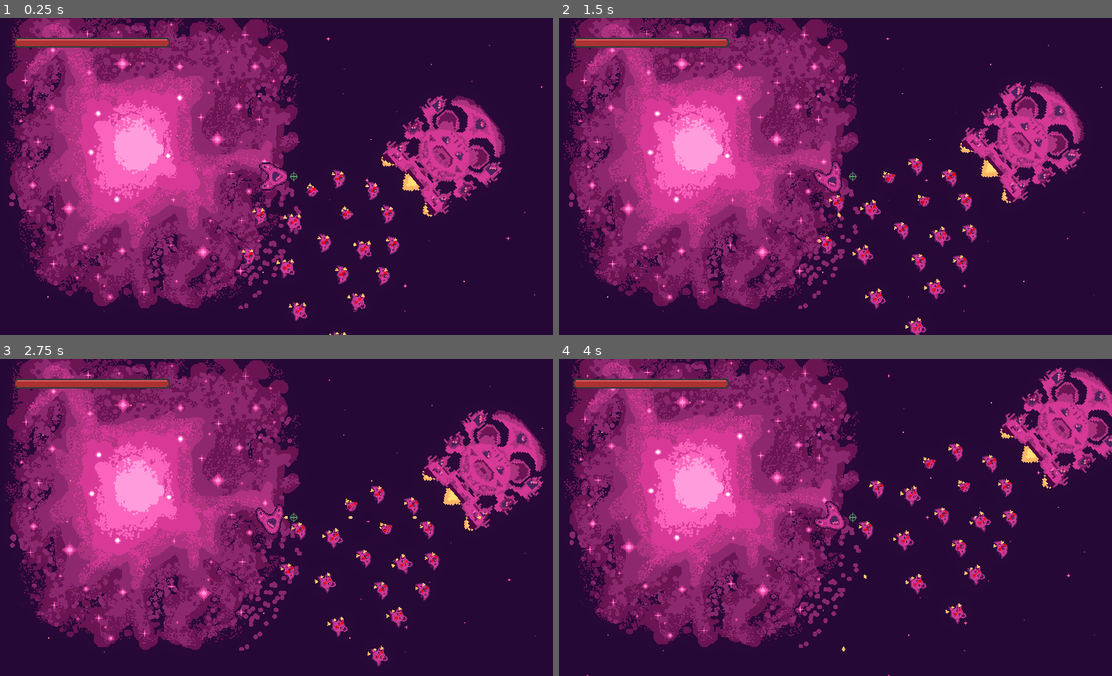
Above: before the commit, frames 1-4 (two rows, left to right).
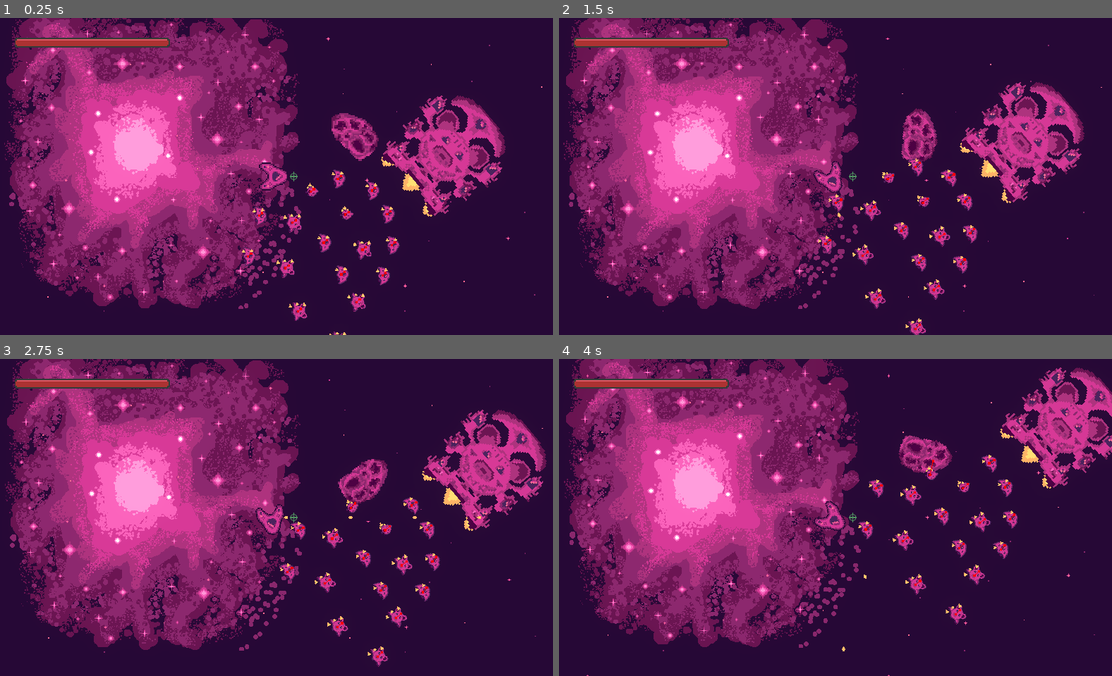
Above: after the commit, the same moments.

Repository: bear-minimum-studio/space-bear
Game: Godot game, scene res://Game.tscn
Two runs of this game, one before a commit and one after it. Both use one fixed random seed, a clock stepped at 60 frames per second and the inputs below.
Inputs:
- Up to frame 1 (0.25 s): no input
- Up to frame 2 (1.5 s): hold Right (turn_right) 0.53-1.28 s; tap Down (decelerate) at 0.6 s; hold Left (turn_left) from 1.28 s (still down); tap Space (fire) at 1.35 s
- Up to frame 3 (2.75 s): release Left (turn_left) at 2.03 s; hold Right (turn_right) from 2.03 s (still down); hold F (turret_fire) from 2.03 s (still down)
- Up to frame 4 (4 s): release Right (turn_right) at 2.78 s; release F (turret_fire) at 2.78 s; hold Up (accelerate) 2.78-3.53 s; tap Down (decelerate) at 2.85 s; hold Left (turn_left) from 3.53 s (still down); hold Space (fire) from 3.53 s (still down)

The runs differ from the first frame. In frame 1, 0.8% of the frame differs, in the area x 59-69%, y 30-46%; in frame 2, 1.6%; in frame 3, 1.7%; in frame 4, 1.7%, in the area x 54-84%, y 24-84%.

Commit message:
feat: civilian ships try to avoid asteroids

Diff:
--- a/World.tscn
+++ b/World.tscn
@@ -33,6 +33,9 @@
 [node name="Asteroid" parent="Asteroids" instance=ExtResource("3_dv0ok")]
 position = Vector2(612, -256)
 
+[node name="Asteroid186" parent="Asteroids" instance=ExtResource("3_dv0ok")]
+position = Vector2(142, -66)
+
 [node name="Asteroid2" parent="Asteroids" instance=ExtResource("3_dv0ok")]
 position = Vector2(1954, -1421)
 
@@ -724,6 +727,7 @@
 position = Vector2(139, 197)
 
 [node name="NavigationRegion2D" type="NavigationRegion2D" parent="."]
+visible = false
 navigation_polygon = SubResource("NavigationPolygon_tbroh")
 
 [connection signal="shoot" from="Player" to="." method="_on_player_shoot"]
--- a/asteroids/Asteroid.tscn
+++ b/asteroids/Asteroid.tscn
@@ -76,4 +76,6 @@
 shape = SubResource("CircleShape2D_qdse8")
 debug_color = Color(0.996078, 0, 0.223529, 0.419608)
 
+[node name="NavigationObstacle2D" type="NavigationObstacle2D" parent="."]
+
 [connection signal="body_entered" from="HitBox" to="." method="_on_hit_box_body_entered"]
--- a/npc/civilians/CivilianShip.tscn
+++ b/npc/civilians/CivilianShip.tscn
@@ -28,6 +28,7 @@
 [node name="NavigationAgent2D" type="NavigationAgent2D" parent="."]
 path_max_distance = 200.0
 avoidance_enabled = true
+radius = 20.0
 debug_enabled = true
 
 [connection signal="velocity_computed" from="NavigationAgent2D" to="." method="_on_navigation_agent_2d_velocity_computed"]
